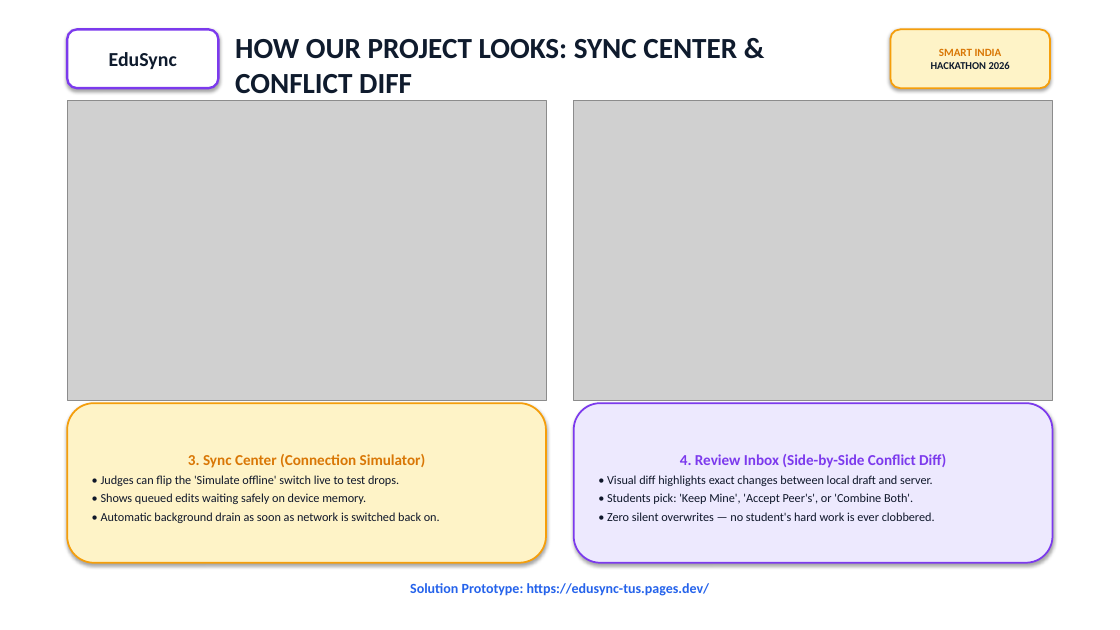
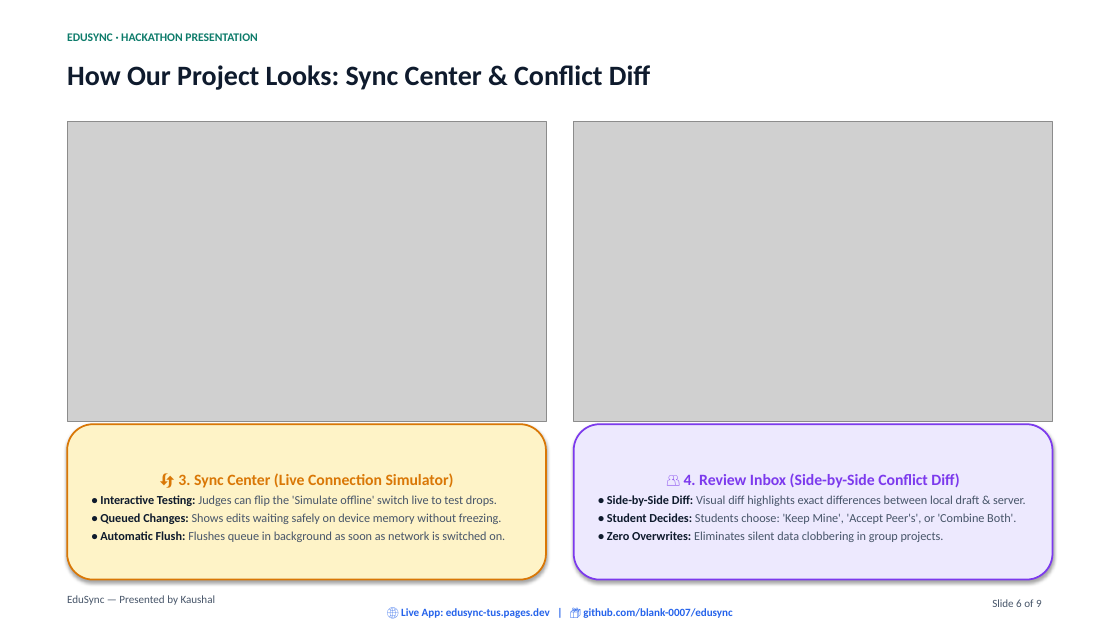
Before and after one commit to blank-0007/edusync, a slide deck: slide 6 of EduSync-Presentation.pptx (slide 5 before the commit). Drawn at 1120x630 pixels with LibreOffice and Linux fonts; fonts in the diff are those of the drawing; grey boxes stand for pictures. Boxes give left, top, right and bottom in pixels: in the first picture for what was removed or moved away, otherwise in the second. Text is boxed around its words. In the diff, an @@ line names an element or a change of style, - is before the commit and + after.

Commit message:
feat(presentation): add hackathon pptx, pdf, diagrams with Kaushal attribution

```diff
--- a/EduSync-Presentation.pptx
+++ b/EduSync-Presentation.pptx
@@ rounded rectangle removed at bbox=[67, 29, 218, 88] @@
-EduSync
@@ rounded rectangle removed at bbox=[891, 29, 1050, 88] @@
-SMART INDIA
-HACKATHON 2026
@@ text added at bbox=[67, 33, 258, 41], 10 pt, text #0E7C6B, bold @@
+EDUSYNC · HACKATHON PRESENTATION
@@ text at bbox=[67, 65, 650, 90]: text changed; size 25 to 24 pt @@
-HOW OUR PROJECT LOOKS: SYNC CENTER & CONFLICT DIFF
+How Our Project Looks: Sync Center & Conflict Diff
@@ picture: place and size @@
-picture at bbox=[67, 101, 546, 400]
+picture at bbox=[67, 122, 546, 421]
@@ picture: place and size @@
-picture at bbox=[574, 101, 1053, 400]
+picture at bbox=[574, 122, 1053, 421]
@@ rounded rectangle "🔄 3. Sync Center (Live ...": place and size @@
-rounded rectangle "🔄 3. Sync Center (Live ..." at bbox=[67, 403, 546, 563]
+rounded rectangle "🔄 3. Sync Center (Live ..." at bbox=[67, 424, 546, 580]
@@ rounded rectangle "🔄 3. Sync Center (Live ..." at bbox=[67, 424, 546, 580]: outline #F59E0B 1.5 pt to #D97706 1.5 pt @@
@@ rounded rectangle "👥 4. Review Inbox (Side-by-Side ...": place and size @@
-rounded rectangle "👥 4. Review Inbox (Side-by-Side ..." at bbox=[574, 403, 1053, 563]
+rounded rectangle "👥 4. Review Inbox (Side-by-Side ..." at bbox=[574, 424, 1053, 580]
@@ text in rounded rectangle at bbox=[100, 473, 505, 542]: text changed; text colour #0F172A to #475569 @@
-3. Sync Center (Connection Simulator)
-• Judges can flip the 'Simulate offline' switch live to test drops.
-• Shows queued edits waiting safely on device memory.
-• Automatic background drain as soon as network is switched back on.
+🔄 3. Sync Center (Live Connection Simulator)
+• Interactive Testing: Judges can flip the 'Simulate offline' switch live to test drops.
+• Queued Changes: Shows edits waiting safely on device memory without freezing.
+• Automatic Flush: Flushes queue in background as soon as network is switched on.
@@ text in rounded rectangle at bbox=[607, 473, 1026, 542]: text changed; text colour #0F172A to #475569 @@
-4. Review Inbox (Side-by-Side Conflict Diff)
-• Visual diff highlights exact changes between local draft and server.
-• Students pick: 'Keep Mine', 'Accept Peer's', or 'Combine Both'.
-• Zero silent overwrites — no student's hard work is ever clobbered.
+👥 4. Review Inbox (Side-by-Side Conflict Diff)
+• Side-by-Side Diff: Visual diff highlights exact differences between local draft & server.
+• Student Decides: Students choose: 'Keep Mine', 'Accept Peer's', or 'Combine Both'.
+• Zero Overwrites: Eliminates silent data clobbering in group projects.
@@ text at bbox=[67, 595, 732, 618]: text changed; size 12 to 9.5 pt @@
-Solution Prototype: https://edusync-tus.pages.dev/
+EduSync — Presented by Kaushal
+🌐 Live App: edusync-tus.pages.dev | 📦 github.com/blank-0007/edusync
@@ text added at bbox=[992, 599, 1042, 607], 9.5 pt, text #475569 @@
+Slide 6 of 9
```
Also in this commit, not shown: 3 other slides changed, 5 slides added, 4 slides removed, 14 other files.
